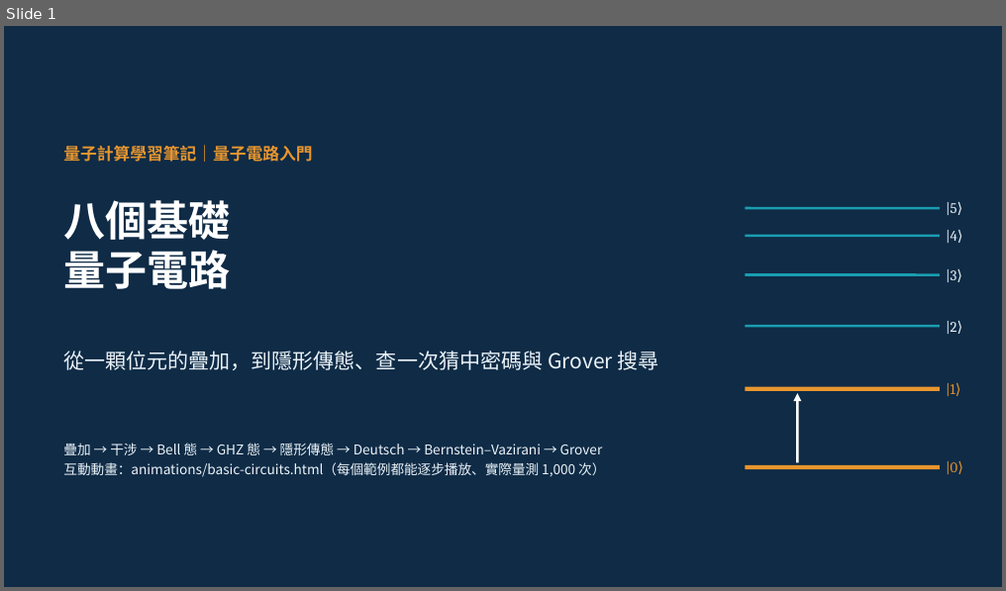
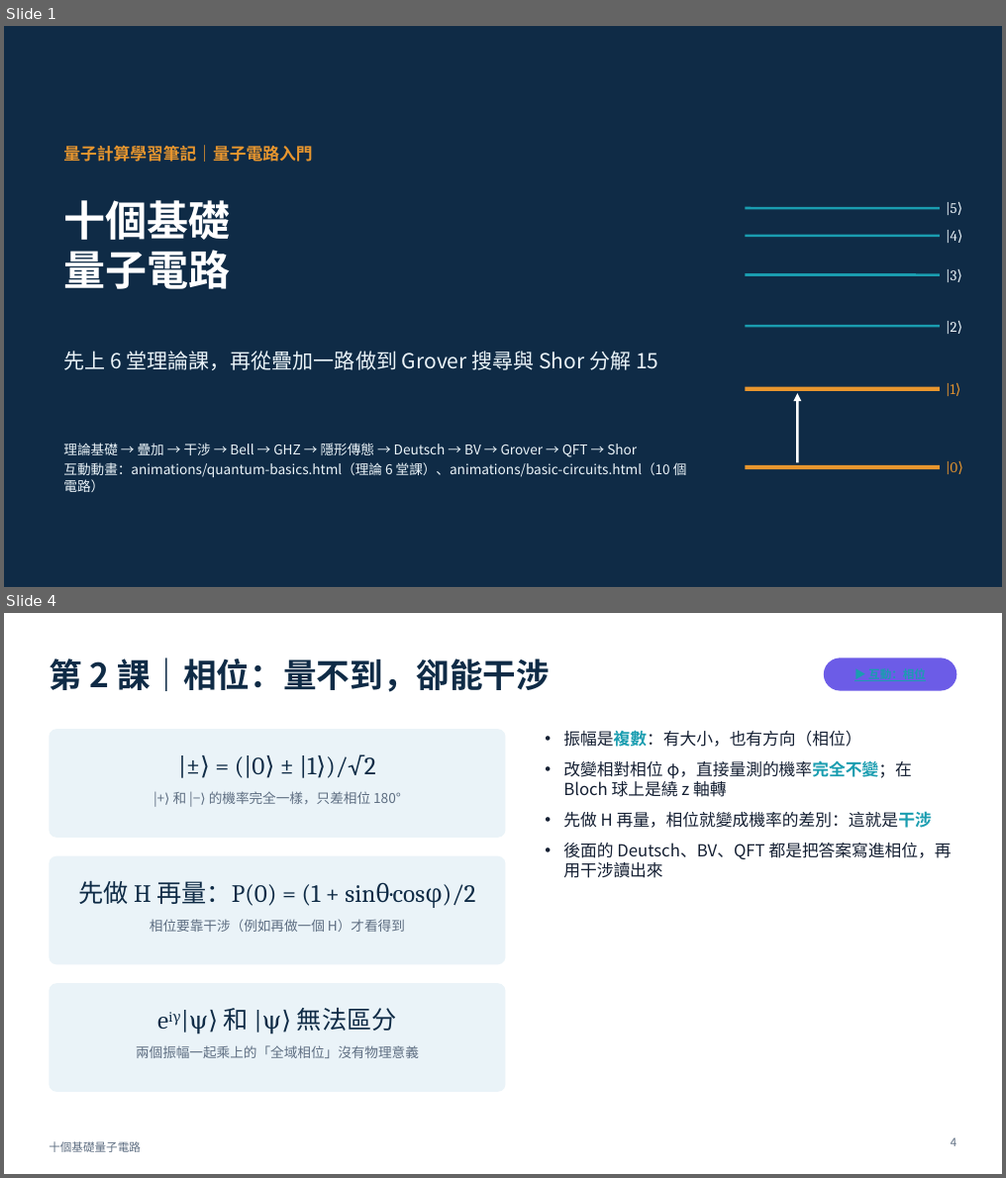
Before and after one commit to pcpcchen-coder/QuantumComputing, a slide deck: slides/output/basic-circuits.pptx. Shown one above the other, each under a label of ours: slide 1 before the commit, slides 1 and 4 after it; the slides between them are not shown. The pictures are 1006x591 and 1006x1178 pixels, drawn with LibreOffice and Linux fonts; fonts in the diff are those of the drawing. Boxes give left, top, right and bottom in pixels: in the first picture for what was removed or moved away, otherwise in the second. Text is boxed around its words. In the diff, an @@ line names an element or a change of style, - is before the commit and + after.

```diff
--- a/slides/output/basic-circuits.pptx
+++ b/slides/output/basic-circuits.pptx
@@ slide 4 added at bbox=[4, 613, 1002, 1174], background #FFFFFF @@
@@ title added at bbox=[49, 658, 549, 692], 32 pt, text #0F2B46, bold @@
+第 2 課｜相位：量不到，卻能干涉
@@ rounded rectangle added at bbox=[824, 658, 957, 691], fill #6C5CE7 @@
@@ rounded rectangle added at bbox=[49, 729, 506, 838], fill #EAF3F8 @@
@@ text added at bbox=[563, 730, 951, 878], 16 pt, text #152033 @@
+• 振幅是複數：有大小，也有方向（相位）
+• 改變相對相位 φ，直接量測的機率完全不變；在 Bloch 球上是繞 z 軸轉
+• 先做 H 再量，相位就變成機率的差別：這就是干涉
+• 後面的 Deutsch、BV、QFT 都是把答案寫進相位，再用干涉讀出來
@@ text added at bbox=[235, 755, 375, 778], 24 pt, text #0F2B46 @@
+|±⟩ = (|0⟩ ± |1⟩)/√2
@@ text added at bbox=[173, 791, 401, 804], 13 pt, text #5E6E82 @@
+|+⟩ 和 |−⟩ 的機率完全一樣，只差相位 180°
@@ rounded rectangle added at bbox=[49, 857, 506, 964], fill #EAF3F8 @@
@@ text added at bbox=[78, 881, 476, 906], 24 pt, text #0F2B46 @@
+先做 H 再量：P(0) = (1 + sinθ·cosφ)/2
@@ text added at bbox=[150, 919, 405, 932], 13 pt, text #5E6E82 @@
+相位要靠干涉（例如再做一個 H）才看得到
@@ rounded rectangle added at bbox=[49, 983, 506, 1092], fill #EAF3F8 @@
@@ text added at bbox=[189, 1008, 397, 1035], 24 pt, text #0F2B46 @@
+eiγ|ψ⟩ 和 |ψ⟩ 無法區分
@@ text added at bbox=[136, 1046, 419, 1059], 13 pt, text #5E6E82 @@
+兩個振幅一起乘上的「全域相位」沒有物理意義
@@ text added at bbox=[49, 1142, 141, 1153], 11 pt, text #5E6E82 @@
+十個基礎量子電路
@@ page number added at bbox=[950, 1138, 956, 1147], 11 pt, text #5E6E82 @@
+4
@@ slide 1 changed as well @@
@@ title at bbox=[63, 200, 230, 240]: text changed @@
-八個基礎
+十個基礎
@@ text at bbox=[63, 351, 658, 371]: text changed @@
-從一顆位元的疊加，到隱形傳態、查一次猜中密碼與 Grover 搜尋
+先上 6 堂理論課，再從疊加一路做到 Grover 搜尋與 Shor 分解 15
@@ text at bbox=[63, 443, 687, 492]: text changed @@
-疊加 → 干涉 → Bell 態 → GHZ 態 → 隱形傳態 → Deutsch → Bernstein–Vazirani → Grover
-互動動畫：animations/basic-circuits.html（每個範例都能逐步播放、實際量測 1,000 次）
+理論基礎 → 疊加 → 干涉 → Bell → GHZ → 隱形傳態 → Deutsch → BV → Grover → QFT → Shor
+互動動畫：animations/quantum-basics.html（理論 6 堂課）、animations/basic-circuits.html（10 個電路）
```
Also in this commit, not shown: 31 other slides changed, 15 other slides added, 21 other files.
